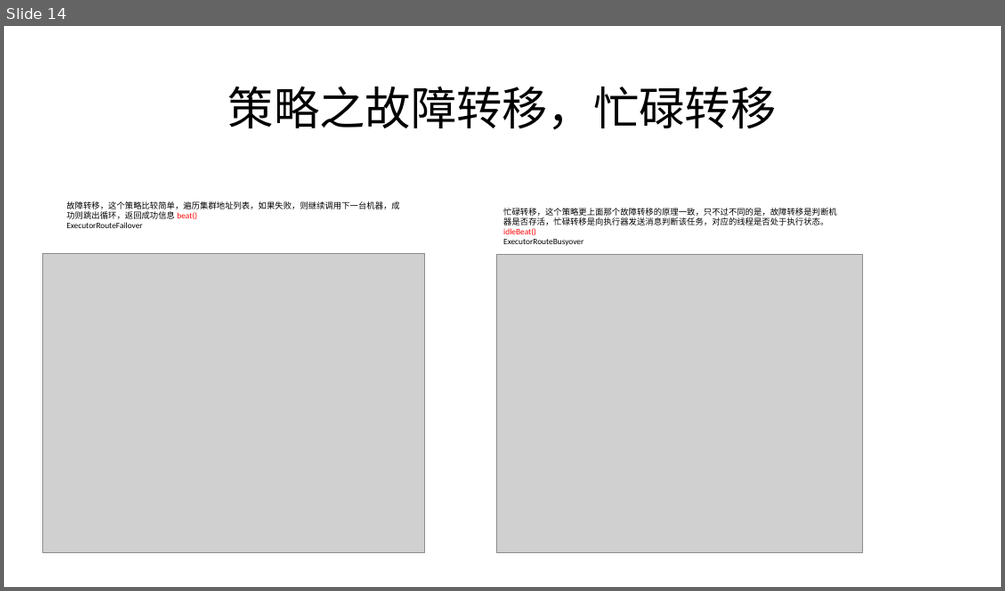
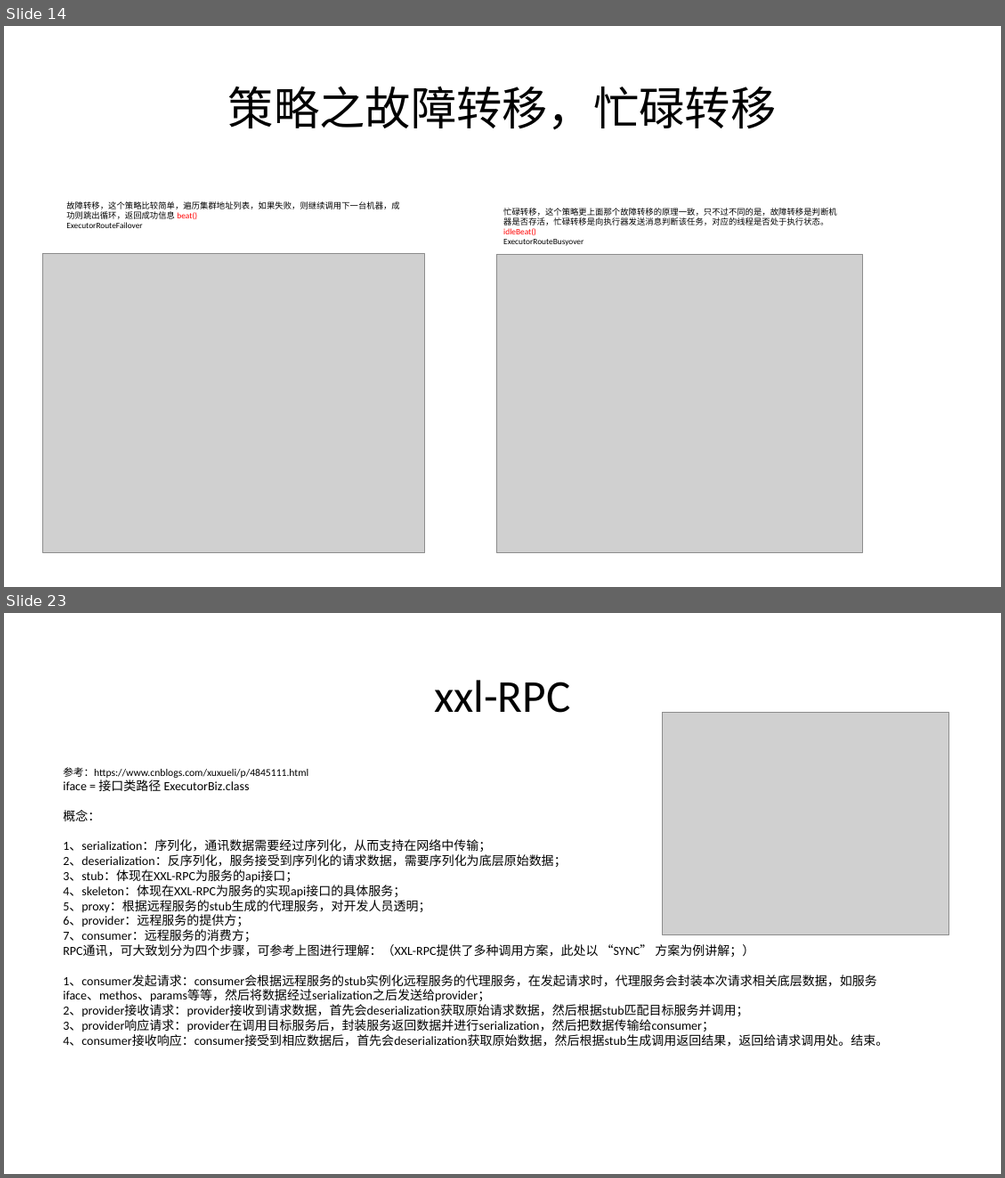
Before and after one commit to caideli1/doc, a slide deck: XXL-JOB技术分享.pptx. Shown one above the other, each under a label of ours: slide 14 before the commit, slides 14 and 23 after it; the slides between them are not shown. The pictures are 1005x591 and 1005x1178 pixels, drawn with LibreOffice and Linux fonts; fonts in the diff are those of the drawing; grey boxes stand for pictures. Boxes give left, top, right and bottom in pixels: in the first picture for what was removed or moved away, otherwise in the second. Text is boxed around its words. In the diff, an @@ line names an element or a change of style, - is before the commit and + after.

```diff
--- a/XXL-JOB技术分享.pptx
+++ b/XXL-JOB技术分享.pptx
@@ slide 23 added at bbox=[4, 613, 1001, 1174], background #FFFFFF @@
@@ title added at bbox=[434, 680, 571, 713], 44 pt, text #000000 @@
+xxl-RPC
@@ picture added at bbox=[662, 712, 948, 934] @@
@@ text added at bbox=[63, 767, 888, 1046], 12 pt, text #000000 @@
+参考：https://www.cnblogs.com/xuxueli/p/4845111.html
+iface = 接口类路径 ExecutorBiz.class
+概念：
+1、serialization：序列化，通讯数据需要经过序列化，从而支持在网络中传输；
+2、deserialization：反序列化，服务接受到序列化的请求数据，需要序列化为底层原始数据；
+3、stub：体现在XXL-RPC为服务的api接口；
+4、skeleton：体现在XXL-RPC为服务的实现api接口的具体服务；
+5、proxy：根据远程服务的stub生成的代理服务，对开发人员透明；
+6、provider：远程服务的提供方；
+7、consumer：远程服务的消费方；
+RPC通讯，可大致划分为四个步骤，可参考上图进行理解：（XXL-RPC提供了多种调用方案，此处以 “SYNC” 方案为例讲解；）
+1、consumer发起请求：consumer会根据远程服务的stub实例化远程服务的代理服务，在发起请求时，代理服务会封装本次请求相关底层数据，如服务iface、methos、params等等，然后将数据经过serialization之后发送给provider；
+2、provider接收请求：provider接收到请求数据，首先会deserialization获取原始请求数据，然后根据stub匹配目标服务并调用；
+3、provider响应请求：provider在调用目标服务后，封装服务返回数据并进行serialization，然后把数据传输给consumer；
+4、consumer接收响应：consumer接受到相应数据后，首先会deserialization获取原始数据，然后根据stub生成调用返回结果，返回给请求调用处。结束。
```
Also in this commit, not shown: 5 slides changed, 3 other slides added, 1 slide removed.
